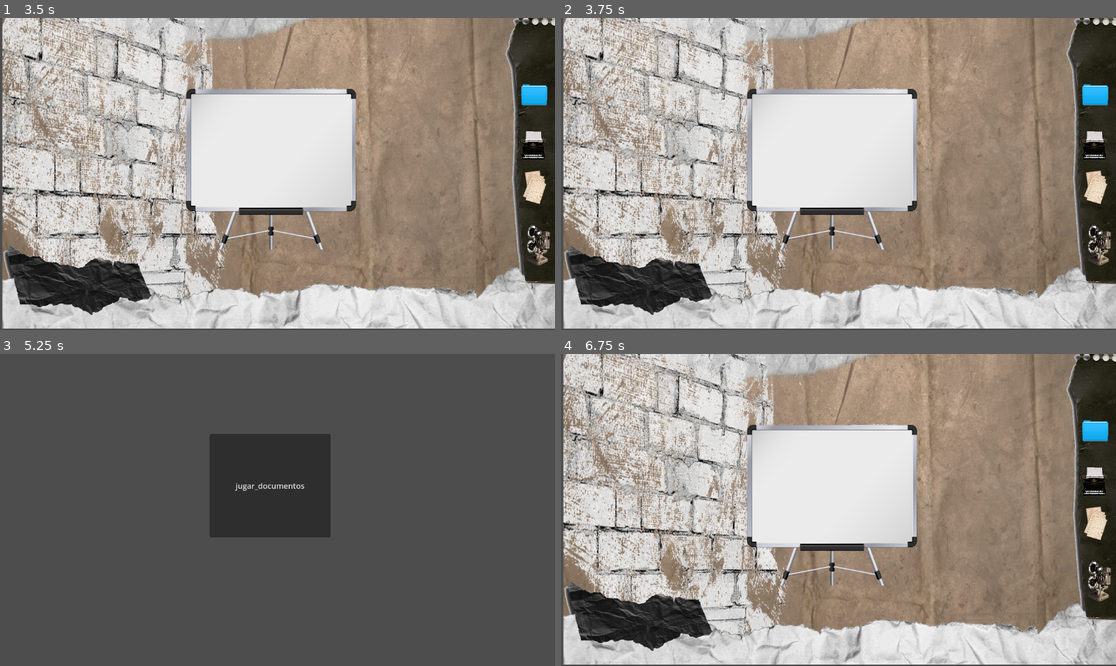
Above: before the commit, frames 1-4 (two rows, left to right).
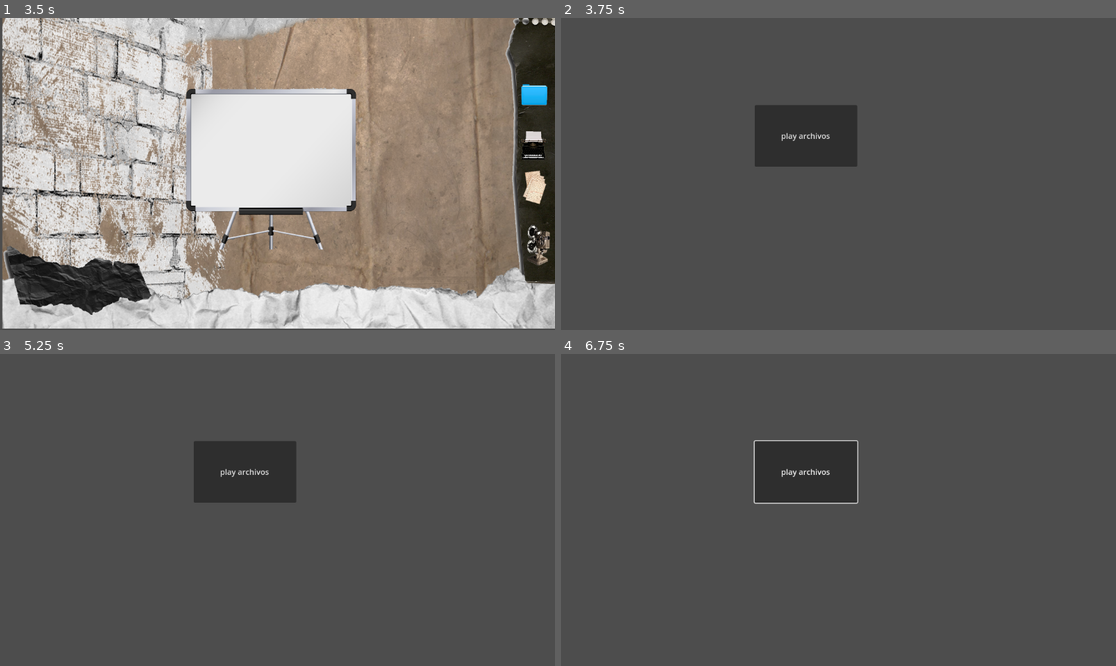
Above: after the commit, the same moments.

Repository: dest3/Pelucas-del-espacio-exterior
Game: Godot game, scene res://escenas/niveles/menu.tscn
Same seed, same stepped clock (60 frames per second), same inputs: the game is played once before the commit and once after it.
Inputs (mouse positions are in pixels of both pictures, inside the frame that each line leads up to):
- Up to frame 1 (3.5 s): click "creditos" at 0.5 s; click "menu" at 1.25 s; click "play" at 2 s; click "taller" at 2.75 s
- Up to frame 2 (3.75 s): click (1093, 96) at 3.5 s
- Up to frame 3 (5.25 s): click (538, 478) at 4.27 s; click (538, 522) at 5.02 s
- Up to frame 4 (6.75 s): click (832, 485) at 5.75 s, where only the run before the commit has a clickable "jugar_documentos"; click (627, 628) at 6.5 s, where only the run before the commit has a clickable "taller"

Frame 1 is identical in both runs. In frame 2, 97% of the frame differs, in the area x 0-100%, y 0-100%; in frame 3, 4.9%; in frame 4, 97%.

Commit message:
agregado de escenas que faltan
corrección de intercambio de escenas y niveles

Diff:
--- a/escenas/niveles/menu.gd
+++ b/escenas/niveles/menu.gd
@@ -13,23 +13,39 @@
 func _on_button_pressed():
 	get_tree().change_scene_to_file("res://UI/hud.tscn")
 
+#main
+#video intro
 func _on_archivos_pressed():
 	get_tree().change_scene_to_file("res://escenas/niveles/videos/documento_video_intro.tscn")
-
+#mini juego
 func _on_documentos_pressed():
 	get_tree().change_scene_to_file("res://escenas/niveles/Doc_game.tscn")
+#vuelve al menu desde docs
+func _on_tallerdoc_pressed():
+	get_tree().change_scene_to_file("res://UI/hud.tscn")
 
+#video intro
 func _on_maquna_de_escribir_pressed():
+	get_tree().change_scene_to_file("res://escenas/niveles/videos/maquina_de_escribir_intro.tscn")
+#video intro
+func _on_carpeta_azul_pressed():
+	get_tree().change_scene_to_file("res://escenas/niveles/videos/carpeta_azul_video.tscn")
+
+func _on_maquina_de_cine_pressed():
+	get_tree().change_scene_to_file("res://escenas/niveles/videos/maquina_de_video.tscn")
+#vuelve a menu
+func _on_menu_pressed():
+	get_tree().change_scene_to_file("res://escenas/niveles/menu.tscn")
+#vuelve al home desde el juego de documentos
+
+#falta minigame
+func _on_play_maquina_de_escribi_pressed():
 	pass # Replace with function body.
 
-func _on_carpeta_azul_pressed():
+#falta minigame
+func _on_play_carpeta_azul_pressed():
 	pass # Replace with function body.
 
-func _on_maquina_de_cine_pressed():
+#falta mini game
+func _on_play_maquina_escribir_pressed():
 	pass # Replace with function body.
-
-func _on_menu_pressed():
-	get_tree().change_scene_to_file("res://escenas/niveles/menu.tscn")
-
-func _on_tallerdoc_pressed():
-	get_tree().change_scene_to_file("res://UI/hud.tscn")
--- /dev/null
+++ b/escenas/niveles/videos/carpeta_azul_video.tscn
@@ -0,0 +1,16 @@
+[gd_scene load_steps=2 format=3 uid="uid://dvev3i3o2pmc7"]
+
+[ext_resource type="Script" path="res://escenas/niveles/menu.gd" id="1_5o8m2"]
+
+[node name="carpeta-azul-video" type="Node2D"]
+script = ExtResource("1_5o8m2")
+
+[node name="play_carpeta_azul" type="Button" parent="."]
+offset_left = 402.0
+offset_top = 181.0
+offset_right = 615.0
+offset_bottom = 309.0
+text = "play archivos
+"
+
+[connection signal="pressed" from="play_carpeta_azul" to="." method="_on_play_carpeta_azul_pressed"]
--- a/escenas/niveles/videos/maquina_de_escribir_intro.tscn
+++ b/escenas/niveles/videos/maquina_de_escribir_intro.tscn
@@ -4,3 +4,12 @@
 
 [node name="maquina-de-escribir-intro" type="Node2D"]
 script = ExtResource("1_d5bbv")
+
+[node name="play_maquina_de_escribi" type="Button" parent="."]
+offset_left = 453.0
+offset_top = 263.0
+offset_right = 580.0
+offset_bottom = 374.0
+text = "play maquina de escribi"
+
+[connection signal="pressed" from="play_maquina_de_escribi" to="." method="_on_play_maquina_de_escribi_pressed"]
--- /dev/null
+++ b/escenas/niveles/videos/maquina_de_video.tscn
@@ -0,0 +1,15 @@
+[gd_scene load_steps=2 format=3 uid="uid://depjwfrb23j2k"]
+
+[ext_resource type="Script" path="res://escenas/niveles/menu.gd" id="1_2ykgg"]
+
+[node name="maquina_de_video" type="Node2D"]
+script = ExtResource("1_2ykgg")
+
+[node name="play_maquina_video" type="Button" parent="."]
+offset_left = 444.0
+offset_top = 227.0
+offset_right = 729.0
+offset_bottom = 380.0
+text = "play maquina de video"
+
+[connection signal="pressed" from="play_maquina_video" to="." method="_on_play_maquina_escribir_pressed"]
